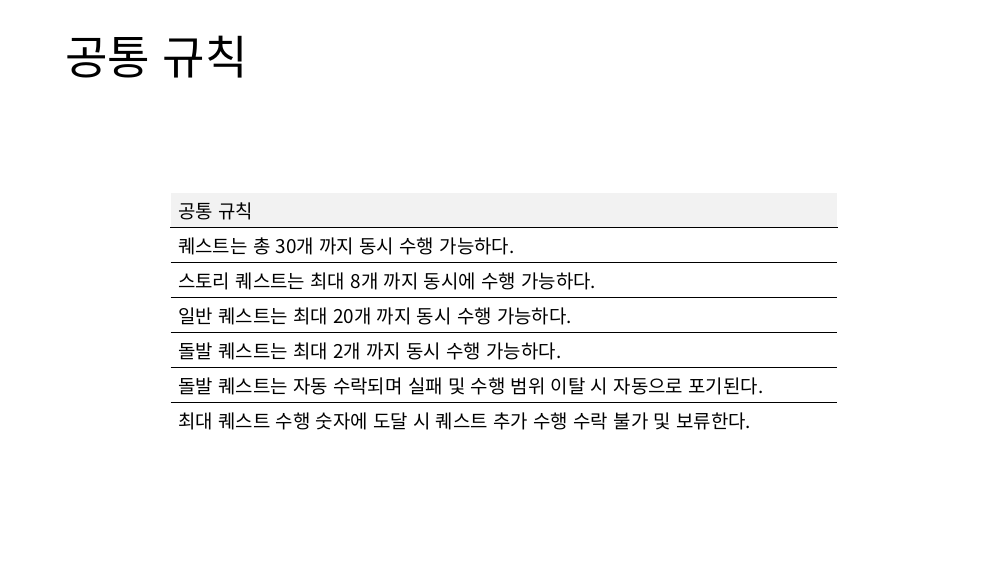
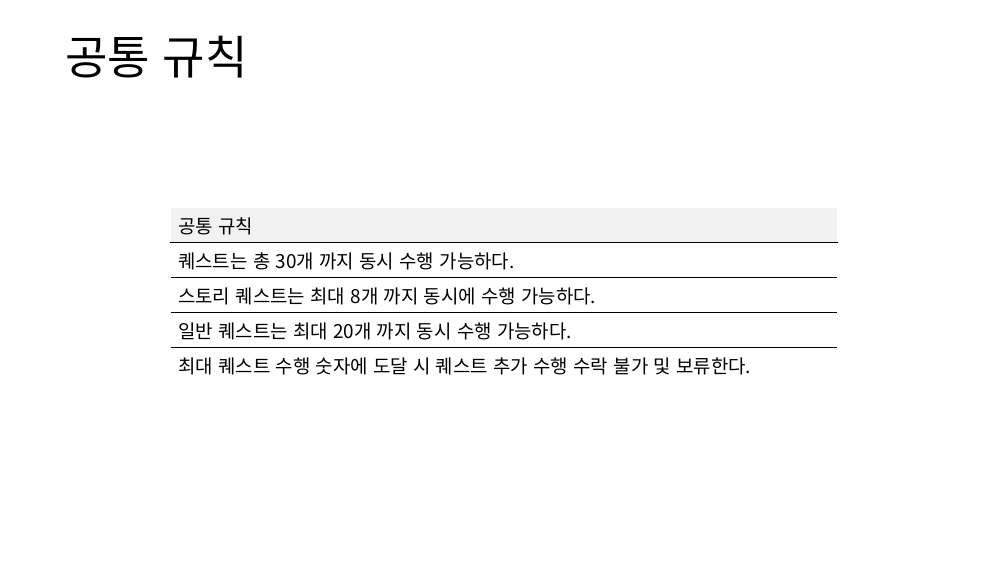
Before and after one commit to yjk0401/unityenginebasic_9th, a slide deck: slide 6 of 기획/방랑엽사전/퀘스트 시스템 기획서.pptx. Drawn at 1008x567 pixels with LibreOffice and Linux fonts; fonts in the diff are those of the drawing. Boxes give left, top, right and bottom in pixels: in the first picture for what was removed or moved away, otherwise in the second. Text is boxed around its words. In the diff, an @@ line names an element or a change of style, - is before the commit and + after.

```diff
--- a/기획/방랑엽사전/퀘스트 시스템 기획서.pptx
+++ b/기획/방랑엽사전/퀘스트 시스템 기획서.pptx
@@ table at <box>171,208,838,379</box> @@
-row 5: 돌발 퀘스트는 최대 2개 까지 동시 수행 가능하다.
-row 6: 돌발 퀘스트는 자동 수락되며 실패 및 수행 범위 이탈 시 자동으로 포기된다.
@@ table: place and size @@
-table at <box>171,193,838,434</box>
+table at <box>171,208,838,379</box>
```
Also in this commit, not shown: 1 other slide changed, 1 slide added, 2 other files.
